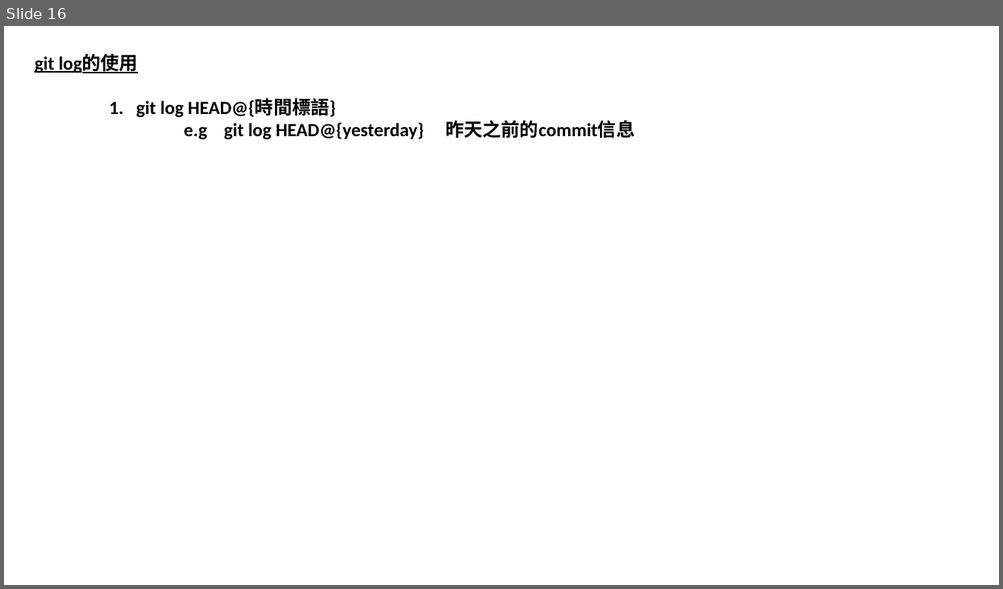
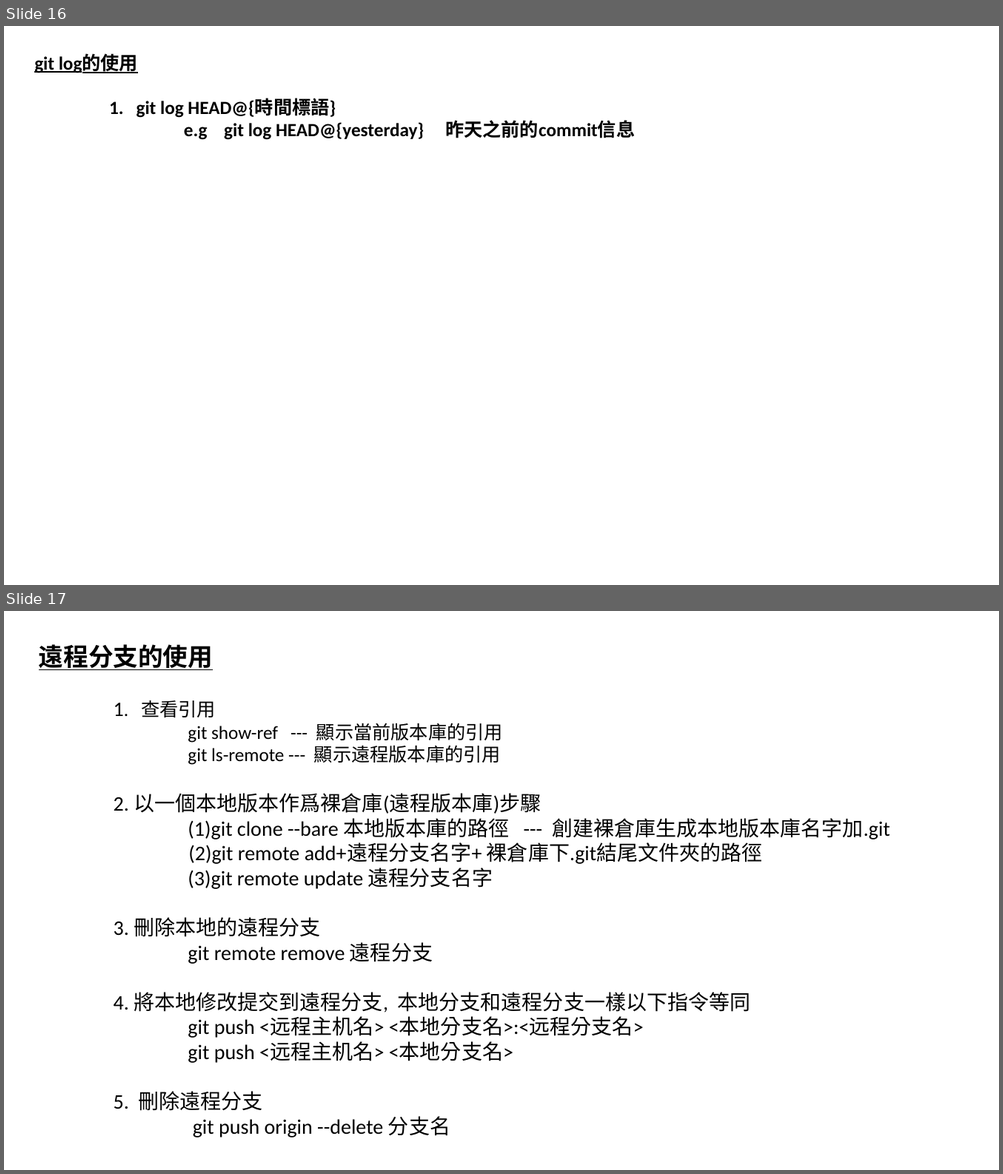
Before and after one commit to luchaojun/ChaojunStudy, a slide deck: GitStudy/GitStudy.pptx. Shown one above the other, each under a label of ours: slide 16 before the commit, slides 16 and 17 after it. The pictures are 1003x589 and 1003x1174 pixels, drawn with LibreOffice and Linux fonts; fonts in the diff are those of the drawing. Boxes give left, top, right and bottom in pixels: in the first picture for what was removed or moved away, otherwise in the second. Text is boxed around its words. In the diff, an @@ line names an element or a change of style, - is before the commit and + after.

Commit message:
Add the remote branch into pptx

```diff
--- a/GitStudy/GitStudy.pptx
+++ b/GitStudy/GitStudy.pptx
@@ slide 17 added at (x1=4, y1=611, x2=999, y2=1170), background #FFFFFF @@
@@ text added at (x1=39, y1=644, x2=890, y2=1138), 20 pt, text #000000 @@
+遠程分支的使用
+1. 查看引用
+git show-ref --- 顯示當前版本庫的引用
+git ls-remote --- 顯示遠程版本庫的引用
+2. 以一個本地版本作爲裸倉庫(遠程版本庫)步驟
+(1)git clone --bare 本地版本庫的路徑 --- 創建裸倉庫生成本地版本庫名字加.git
+(2)git remote add+遠程分支名字+ 裸倉庫下.git結尾文件夾的路徑
+(3)git remote update 遠程分支名字
+3. 刪除本地的遠程分支
+git remote remove 遠程分支
+4. 將本地修改提交到遠程分支, 本地分支和遠程分支一樣以下指令等同
+git push <远程主机名> <本地分支名>:<远程分支名>
+git push <远程主机名> <本地分支名>
+5. 刪除遠程分支
+git push origin --delete 分支名
```
